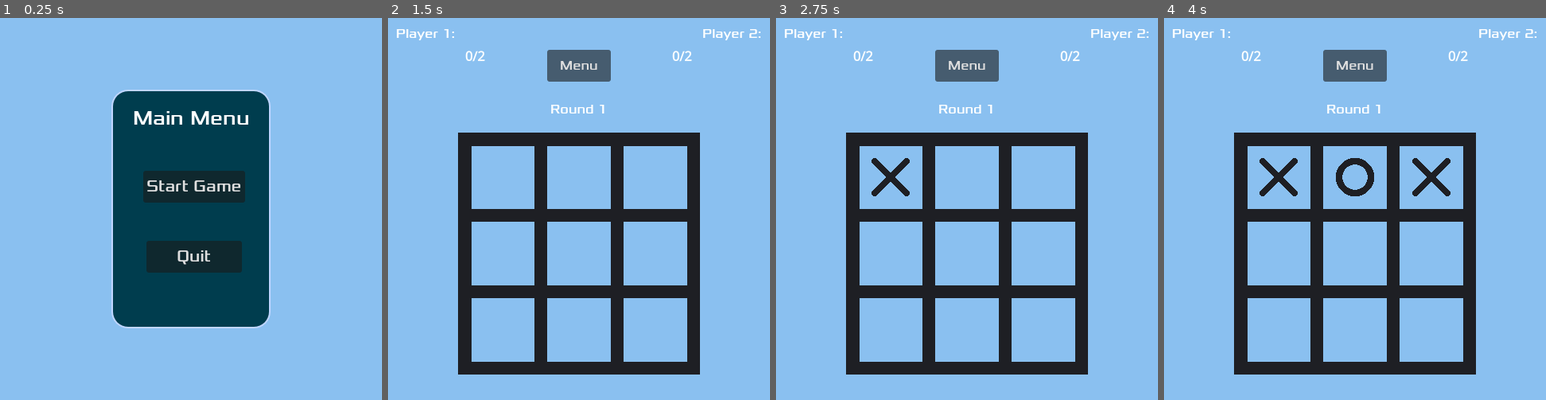
Above: before the commit, frames 1-4 (left to right).
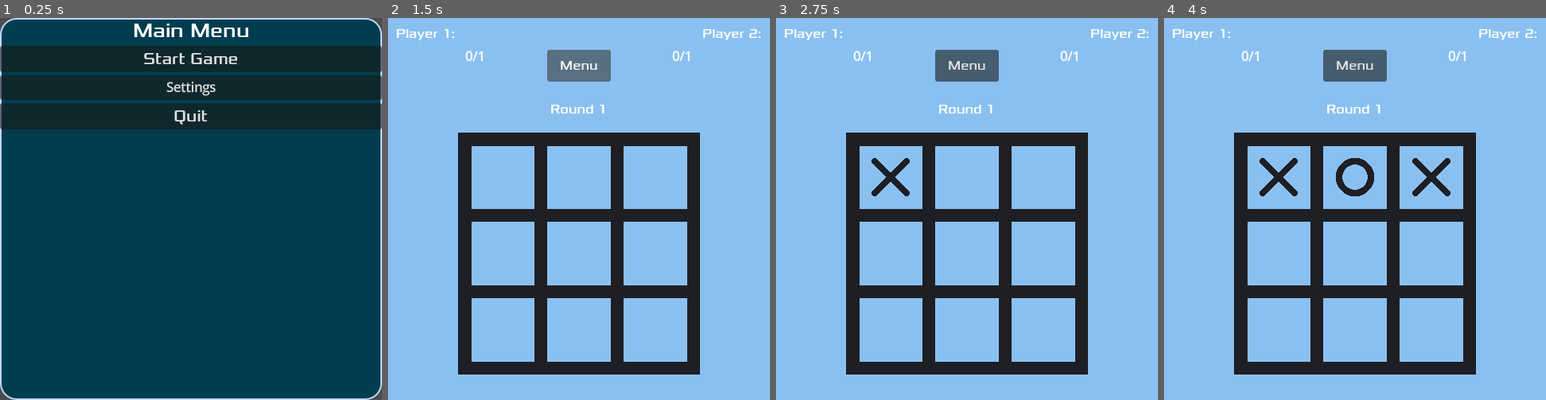
Above: after the commit, the same moments.

Repository: KaiRJ/tictactoe
Game: Godot game, scene res://scenes/main_menu/main_menu.tscn
Two runs of this game, one before a commit and one after it. Both use one fixed random seed, a clock stepped at 60 frames per second and the inputs below. Before the commit the project starts from res://scenes/main/main.tscn.
Inputs (mouse positions are in pixels of both pictures, inside the frame that each line leads up to):
- Up to frame 1 (0.25 s): no input
- Up to frame 2 (1.5 s): click (579, 86) at 0.5 s, where only the run after the commit has a clickable "Settings"; click "Start Game" at 1.25 s
- Up to frame 3 (2.75 s): click (890, 178) at 2.02 s
- Up to frame 4 (4 s): click (1355, 178) at 2.77 s; click (1431, 178) at 3.52 s

The runs differ from the first frame. In frame 1, 83% of the frame differs, in the area x 0-100%, y 0-100%; in frame 2, less than 0.1%; in frame 3, less than 0.1%; in frame 4, less than 0.1%.

Commit message:
Create new main menu scene

Diff:
--- a/project.godot
+++ b/project.godot
@@ -11,9 +11,13 @@
 [application]
 
 config/name="TicTacToe"
-run/main_scene="res://scenes/main/main.tscn"
+run/main_scene="uid://c5oieo75w76ac"
 config/features=PackedStringArray("4.4", "Forward Plus")
 config/icon="res://icon.svg"
+
+[autoload]
+
+Globals="*res://scripts/globals.gd"
 
 [display]
 
--- a/scenes/board/board.gd
+++ b/scenes/board/board.gd
@@ -5,22 +5,23 @@
 @export var player1 : CompressedTexture2D
 @export var player2 : CompressedTexture2D
 
-var board_data # TODO: Rename
+var board_data
 var current_player : int
 
 
 func _ready():
-	# Connect all the square signals to the board
-	# TODO: can i replace this with call_group?
+	# connect all the square signals to the board
 	var squares = get_tree().get_nodes_in_group("squares")
 	for square : Square in squares:
 		square.square_pressed.connect(_on_square_pressed.bind(square))
 
-	# Make sure board is set to default
+	# make sure board is set to default
 	new_game()
 
 
-func new_game(starting_player: int = 1):
+func new_game(starting_player: int = 1): # TODO: can i use enums here
+	"Reset everything for a new game."
+
 	# reset all the squares
 	get_tree().call_group("squares", "reset")
 
@@ -31,18 +32,20 @@
 		[0, 0, 0]
 	]
 
+	# set the starting player
 	current_player = starting_player
 
 
-func freeze_board(freeze : bool):
-	# False means the player can't select any squares
-	# TODO: can i replace this with call_group?
-	var squares = get_tree().get_nodes_in_group("squares")
-	for square : Square in squares:
-		square.set_button_visability(not freeze)
+func freeze_board(freeze : bool) -> void:
+	"Make all the squares of the board unpressable"
+
+	# false means the player can't select any squares
+	get_tree().call_group("squares", "set_button_visability", not freeze)
 
 
 func check_for_win() -> bool:
+	"Check if the board is in a win state"
+
 	var winner_found : bool = false
 
 	# Check if any rows or columns are complete
@@ -60,6 +63,8 @@
 
 
 func check_for_draw() -> bool:
+	"Check if the game ended in a draw"
+
 	var draw_found : bool = false
 
 	var total = 0
@@ -72,10 +77,12 @@
 	return draw_found
 
 func _on_square_pressed(square : Square):
+	"Run all the game check when a square is pressed."
+
 	# Set the square properties
 	square.set_button_visability(false)
 
-	# Set the position just pressed
+	# Save the players choice on the board
 	var grid_position = square.get_grid_position()
 	board_data[grid_position.x][grid_position.y] = current_player
 
@@ -85,13 +92,15 @@
 	elif current_player == -1:
 		square.set_face_texture(player2)
 
+	# Check if the game has been won
 	if check_for_win():
 		freeze_board(true)
 		winner.emit(current_player)
 
+	# Check if the game ended in a draw
 	if check_for_draw():
 		freeze_board(true)
 		winner.emit(0)
 
-	# Flip the current player
+	# Flip the current player for the next game
 	current_player *= -1
--- a/scenes/game_over_menu/game_over_menu.gd
+++ b/scenes/game_over_menu/game_over_menu.gd
@@ -1,4 +1,4 @@
-extends CanvasLayer
+extends Node
 
 signal show_main_menu
 
--- a/scenes/game_over_menu/game_over_panel.gd
+++ /dev/null
@@ -1 +0,0 @@
-extends Panel
--- a/scenes/in_game_menu/in_game_menu.gd
+++ b/scenes/in_game_menu/in_game_menu.gd
@@ -9,4 +9,5 @@
 
 
 func _on_quit_button_pressed():
+	# TODO should switch to main menu scene
 	quit_game.emit()
--- a/scenes/main/main.tscn
+++ /dev/null
@@ -1,41 +0,0 @@
-[gd_scene load_steps=7 format=3 uid="uid://d324rwh5voqes"]
-
-[ext_resource type="Script" uid="uid://bioyjdbg4tu37" path="res://scenes/main/main.gd" id="1_qa6b6"]
-[ext_resource type="PackedScene" uid="uid://cew84f5dda8rp" path="res://scenes/board/board.tscn" id="2_xren7"]
-[ext_resource type="PackedScene" uid="uid://4t6xodde48gh" path="res://scenes/game_over_menu/game_over_menu.tscn" id="3_4766v"]
-[ext_resource type="PackedScene" uid="uid://dgh24soxvixsy" path="res://scenes/hud/hud.tscn" id="4_2n62d"]
-[ext_resource type="PackedScene" uid="uid://c5oieo75w76ac" path="res://scenes/main_menu/main_menu.tscn" id="4_qgiqe"]
-[ext_resource type="PackedScene" uid="uid://dyxitjmkr2gmx" path="res://scenes/in_game_menu/in_game_menu.tscn" id="6_4lqr0"]
-
-[node name="Main" type="Node"]
-script = ExtResource("1_qa6b6")
-to_win_total = 2
-
-[node name="ColorRect" type="ColorRect" parent="."]
-anchors_preset = 15
-anchor_right = 1.0
-anchor_bottom = 1.0
-grow_horizontal = 2
-grow_vertical = 2
-mouse_filter = 2
-color = Color(0.540435, 0.754487, 0.938484, 1)
-
-[node name="Board" parent="." instance=ExtResource("2_xren7")]
-position = Vector2(240, 296)
-
-[node name="HUD" parent="." instance=ExtResource("4_2n62d")]
-
-[node name="MainMenu" parent="." instance=ExtResource("4_qgiqe")]
-visible = false
-
-[node name="GameOverMenu" parent="." instance=ExtResource("3_4766v")]
-visible = false
-
-[node name="InGameMenu" parent="." instance=ExtResource("6_4lqr0")]
-
-[connection signal="winner" from="Board" to="." method="_on_board_winner"]
-[connection signal="show_in_game_menu" from="HUD" to="." method="_on_hud_show_in_game_menu"]
-[connection signal="start_game" from="MainMenu" to="." method="_on_main_menu_start_game"]
-[connection signal="show_main_menu" from="GameOverMenu" to="." method="_on_game_over_menu_show_main_menu"]
-[connection signal="continue_game" from="InGameMenu" to="." method="_on_in_game_menu_continue_game"]
-[connection signal="quit_game" from="InGameMenu" to="." method="_on_in_game_menu_quit_game"]
--- a/scenes/main/main.gd
+++ b/scenes/main_game/main_game.gd
@@ -9,11 +9,12 @@
 
 
 func _ready():
-	hide_all_ui_elements()
-	$MainMenu.show()
+	new_game(1)
 
 
 func new_game(starting_player: int):
+	"Set up the game for a new match."
+
 	hide_all_ui_elements()
 
 	# Reset all the game variables
@@ -31,10 +32,13 @@
 	$HUD.show()
 	$Board.show()
 
+	# Set the board up for a new game
 	$Board.new_game(current_player)
 
 
 func _on_board_winner(player : int):
+	"Check who won and perform correct tasks."
+
 	var text: String
 	match player:
 		0:
@@ -82,10 +86,12 @@
 
 
 func _on_in_game_menu_quit_game():
-	hide_all_ui_elements()
-	$MainMenu.show()
+	quit_game()
 
 
 func _on_game_over_menu_show_main_menu():
-	hide_all_ui_elements()
-	$MainMenu.show()
+	quit_game()
+
+
+func quit_game():
+	get_tree().change_scene_to_file("res://scenes/main_menu/main_menu.tscn")
--- /dev/null
+++ b/scenes/main_game/main_game.tscn
@@ -0,0 +1,36 @@
+[gd_scene load_steps=6 format=3 uid="uid://d324rwh5voqes"]
+
+[ext_resource type="Script" uid="uid://bioyjdbg4tu37" path="res://scenes/main_game/main_game.gd" id="1_8ywsm"]
+[ext_resource type="PackedScene" uid="uid://cew84f5dda8rp" path="res://scenes/board/board.tscn" id="2_6eclk"]
+[ext_resource type="PackedScene" uid="uid://dgh24soxvixsy" path="res://scenes/hud/hud.tscn" id="3_i3kwu"]
+[ext_resource type="PackedScene" uid="uid://4t6xodde48gh" path="res://scenes/game_over_menu/game_over_menu.tscn" id="4_mijjq"]
+[ext_resource type="PackedScene" uid="uid://dyxitjmkr2gmx" path="res://scenes/in_game_menu/in_game_menu.tscn" id="5_ldk84"]
+
+[node name="MainGame" type="Node"]
+script = ExtResource("1_8ywsm")
+to_win_total = 1
+
+[node name="ColorRect" type="ColorRect" parent="."]
+anchors_preset = 15
+anchor_right = 1.0
+anchor_bottom = 1.0
+grow_horizontal = 2
+grow_vertical = 2
+mouse_filter = 2
+color = Color(0.540435, 0.754487, 0.938484, 1)
+
+[node name="Board" parent="." instance=ExtResource("2_6eclk")]
+position = Vector2(240, 296)
+
+[node name="HUD" parent="." instance=ExtResource("3_i3kwu")]
+
+[node name="GameOverMenu" parent="." instance=ExtResource("4_mijjq")]
+visible = false
+
+[node name="InGameMenu" parent="." instance=ExtResource("5_ldk84")]
+
+[connection signal="winner" from="Board" to="." method="_on_board_winner"]
+[connection signal="show_in_game_menu" from="HUD" to="." method="_on_hud_show_in_game_menu"]
+[connection signal="show_main_menu" from="GameOverMenu" to="." method="_on_game_over_menu_show_main_menu"]
+[connection signal="continue_game" from="InGameMenu" to="." method="_on_in_game_menu_continue_game"]
+[connection signal="quit_game" from="InGameMenu" to="." method="_on_in_game_menu_quit_game"]
--- a/scenes/main_menu/game_over_menu.gd
+++ /dev/null
@@ -1,12 +0,0 @@
-extends CanvasLayer
-
-signal start_game(starting_player: int)
-
-
-func _on_start_game_button_pressed():
-	start_game.emit(1)
-
-
-
-func _on_quit_button_pressed():
-	get_tree().quit()
--- a/scenes/main_menu/main_menu.gd
+++ b/scenes/main_menu/main_menu.gd
@@ -1,10 +1,8 @@
-extends CanvasLayer
-
-signal start_game(starting_player: int)
+extends Node
 
 
 func _on_start_game_button_pressed():
-	start_game.emit(1)
+	get_tree().change_scene_to_file("res://scenes/main_game/main_game.tscn")
 
 
 func _on_quit_button_pressed():
--- a/scenes/main_menu/main_menu.tscn
+++ b/scenes/main_menu/main_menu.tscn
@@ -1,7 +1,8 @@
-[gd_scene load_steps=4 format=3 uid="uid://c5oieo75w76ac"]
+[gd_scene load_steps=5 format=3 uid="uid://c5oieo75w76ac"]
 
 [ext_resource type="Script" uid="uid://cqqdhhj86nj3r" path="res://scenes/main_menu/main_menu.gd" id="1_g0hiq"]
 [ext_resource type="FontFile" uid="uid://cl116rahkaxh4" path="res://art/Xolonium-Regular.ttf" id="2_c2eju"]
+[ext_resource type="PackedScene" uid="uid://d324rwh5voqes" path="res://scenes/main_game/main_game.tscn" id="2_ob46e"]
 
 [sub_resource type="StyleBoxFlat" id="StyleBoxFlat_fjhrs"]
 bg_color = Color(0, 0.239216, 0.305882, 1)
@@ -15,73 +16,50 @@
 corner_radius_bottom_right = 20
 corner_radius_bottom_left = 20
 
-[node name="MainMenu" type="CanvasLayer" groups=["UI"]]
+[node name="MainMenu" type="Node" groups=["UI"]]
 script = ExtResource("1_g0hiq")
+game_scene = ExtResource("2_ob46e")
 
 [node name="MainMenuPanel" type="Panel" parent="."]
-anchors_preset = 8
-anchor_left = 0.5
-anchor_top = 0.5
-anchor_right = 0.5
-anchor_bottom = 0.5
-offset_left = -100.0
-offset_top = -150.0
-offset_right = 100.0
-offset_bottom = 150.0
+anchors_preset = 15
+anchor_right = 1.0
+anchor_bottom = 1.0
 grow_horizontal = 2
 grow_vertical = 2
 theme_override_styles/panel = SubResource("StyleBoxFlat_fjhrs")
-metadata/_edit_use_anchors_ = true
 
-[node name="Label" type="Label" parent="MainMenuPanel"]
+[node name="BoxContainer" type="BoxContainer" parent="MainMenuPanel"]
 layout_mode = 1
-anchors_preset = 10
+anchors_preset = 15
 anchor_right = 1.0
-offset_top = 20.0
-offset_bottom = 55.0
+anchor_bottom = 1.0
 grow_horizontal = 2
+grow_vertical = 2
+vertical = true
+
+[node name="Label" type="Label" parent="MainMenuPanel/BoxContainer"]
+layout_mode = 2
 theme_override_fonts/font = ExtResource("2_c2eju")
 theme_override_font_sizes/font_size = 25
 text = "Main Menu"
 horizontal_alignment = 1
 autowrap_mode = 2
-metadata/_edit_use_anchors_ = true
 
-[node name="StartGameButton" type="Button" parent="MainMenuPanel"]
-layout_mode = 1
-anchors_preset = 8
-anchor_left = 0.5
-anchor_top = 0.5
-anchor_right = 0.5
-anchor_bottom = 0.5
-offset_left = -56.0
-offset_top = -48.0
-offset_right = 64.0
-offset_bottom = -8.0
-grow_horizontal = 2
-grow_vertical = 2
+[node name="StartGameButton" type="Button" parent="MainMenuPanel/BoxContainer"]
+layout_mode = 2
 theme_override_fonts/font = ExtResource("2_c2eju")
 theme_override_font_sizes/font_size = 20
 text = "Start Game"
-metadata/_edit_use_anchors_ = true
 
-[node name="QuitButton" type="Button" parent="MainMenuPanel"]
-layout_mode = 1
-anchors_preset = 8
-anchor_left = 0.5
-anchor_top = 0.5
-anchor_right = 0.5
-anchor_bottom = 0.5
-offset_left = -56.0
-offset_top = 40.0
-offset_right = 64.0
-offset_bottom = 80.0
-grow_horizontal = 2
-grow_vertical = 2
+[node name="SettingsButton" type="Button" parent="MainMenuPanel/BoxContainer"]
+layout_mode = 2
+text = "Settings"
+
+[node name="QuitButton" type="Button" parent="MainMenuPanel/BoxContainer"]
+layout_mode = 2
 theme_override_fonts/font = ExtResource("2_c2eju")
 theme_override_font_sizes/font_size = 20
 text = "Quit"
-metadata/_edit_use_anchors_ = true
 
-[connection signal="pressed" from="MainMenuPanel/StartGameButton" to="." method="_on_start_game_button_pressed"]
-[connection signal="pressed" from="MainMenuPanel/QuitButton" to="." method="_on_quit_button_pressed"]
+[connection signal="pressed" from="MainMenuPanel/BoxContainer/StartGameButton" to="." method="_on_start_game_button_pressed"]
+[connection signal="pressed" from="MainMenuPanel/BoxContainer/QuitButton" to="." method="_on_quit_button_pressed"]
--- /dev/null
+++ b/scripts/globals.gd
@@ -0,0 +1,6 @@
+extends Node
+
+enum Player {
+	ONE,
+	TWO
+}
Not shown, removed: scenes/game_over_menu/game_over_panel.gd.uid
Renamed: scenes/main/main.gd.uid -> scenes/main_game/main_game.gd.uid
Not shown, removed: scenes/main_menu/game_over_menu.gd.uid
Not shown, added: scripts/globals.gd.uid
